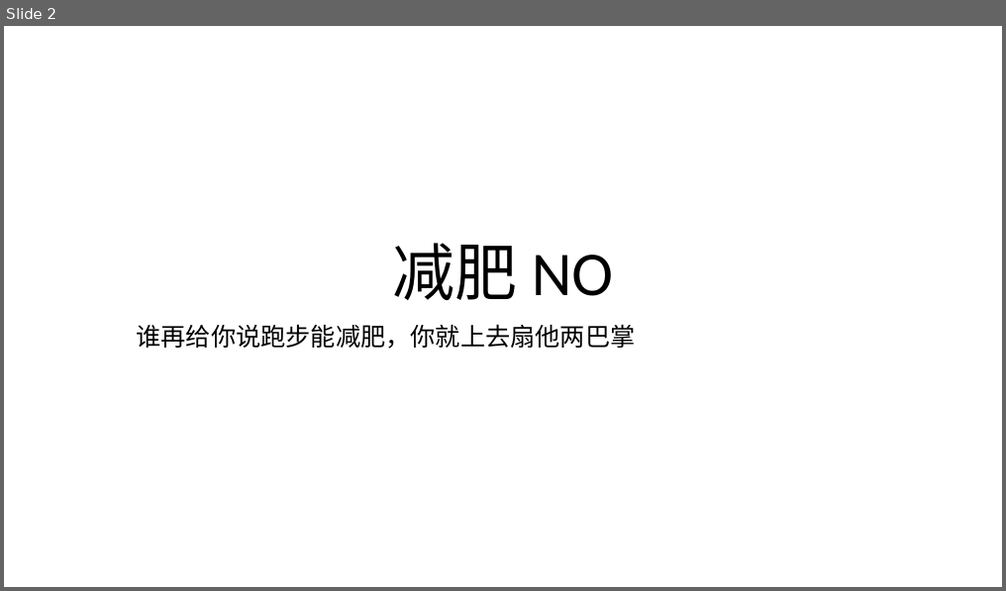
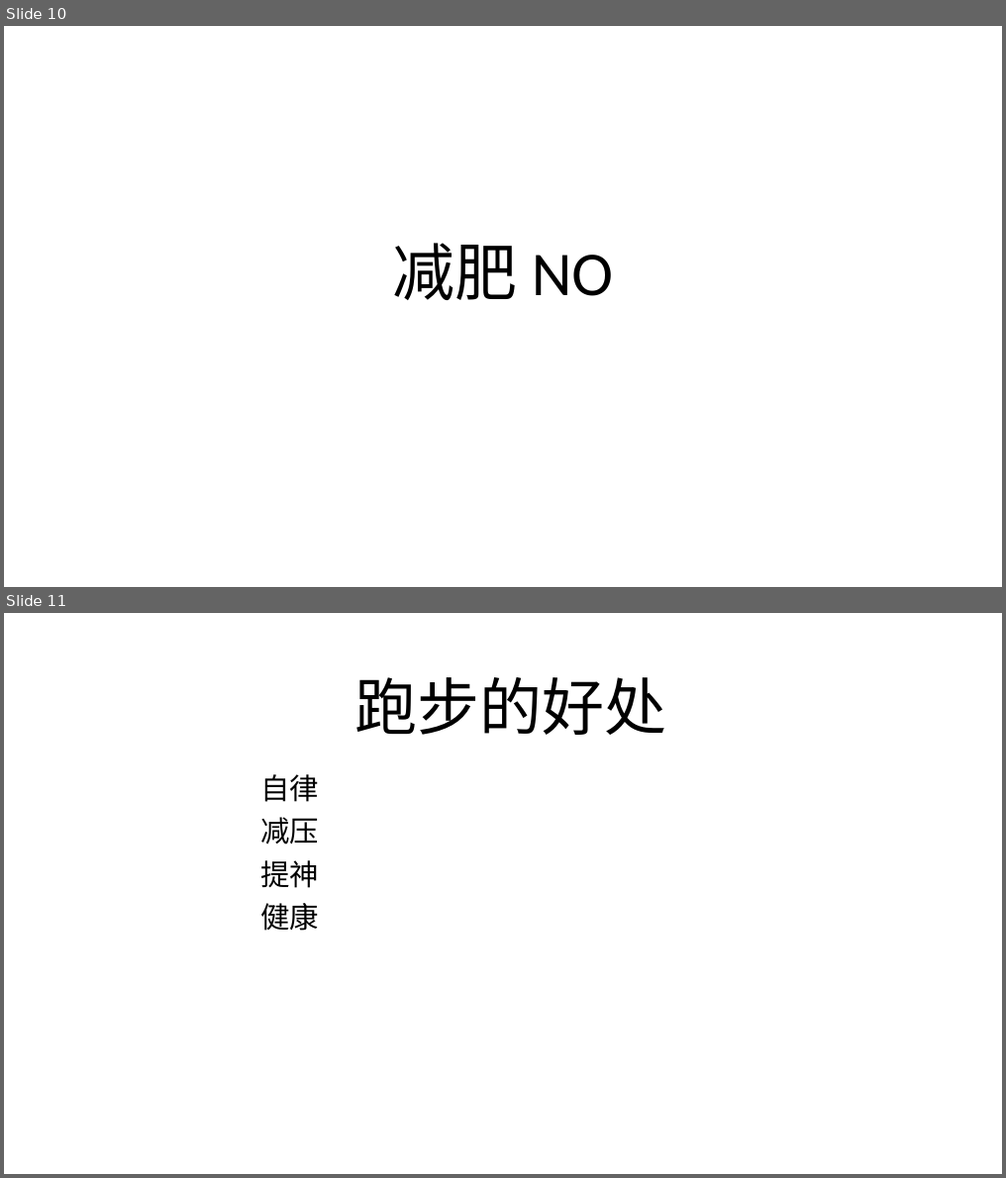
Before and after one commit to FredJiangFei/MyDocuments, a slide deck: 其他/run/run.pptx. Shown one above the other, each under a label of ours: slide 2 before the commit, slides 10 and 11 after it. The pictures are 1006x591 and 1006x1178 pixels, drawn with LibreOffice and Linux fonts; fonts in the diff are those of the drawing. Boxes give left, top, right and bottom in pixels: in the first picture for what was removed or moved away, otherwise in the second. Text is boxed around its words. In the diff, an @@ line names an element or a change of style, - is before the commit and + after.

```diff
--- a/其他/run/run.pptx
+++ b/其他/run/run.pptx
@@ slide 11 added at (x1=4, y1=613, x2=1002, y2=1174), background #FFFFFF @@
@@ title added at (x1=354, y1=677, x2=666, y2=735), 60 pt, text #000000 @@
+跑步的好处
@@ text added at (x1=260, y1=774, x2=319, y2=802), 28 pt, text #000000 @@
+自律
@@ text added at (x1=260, y1=817, x2=319, y2=845), 28 pt, text #000000 @@
+减压
@@ text added at (x1=260, y1=861, x2=319, y2=888), 28 pt, text #000000 @@
+提神
@@ text added at (x1=260, y1=903, x2=319, y2=931), 28 pt, text #000000 @@
+健康
@@ what was slide 2 is now slide 10 @@
@@ slide 10 changed as well @@
@@ subtitle removed at (x1=137, y1=324, x2=636, y2=349) @@
-谁再给你说跑步能减肥，你就上去扇他两巴掌
```
Also in this commit, not shown: 1 other slide changed, 12 other slides added, 5 slides removed, 2 other files.
